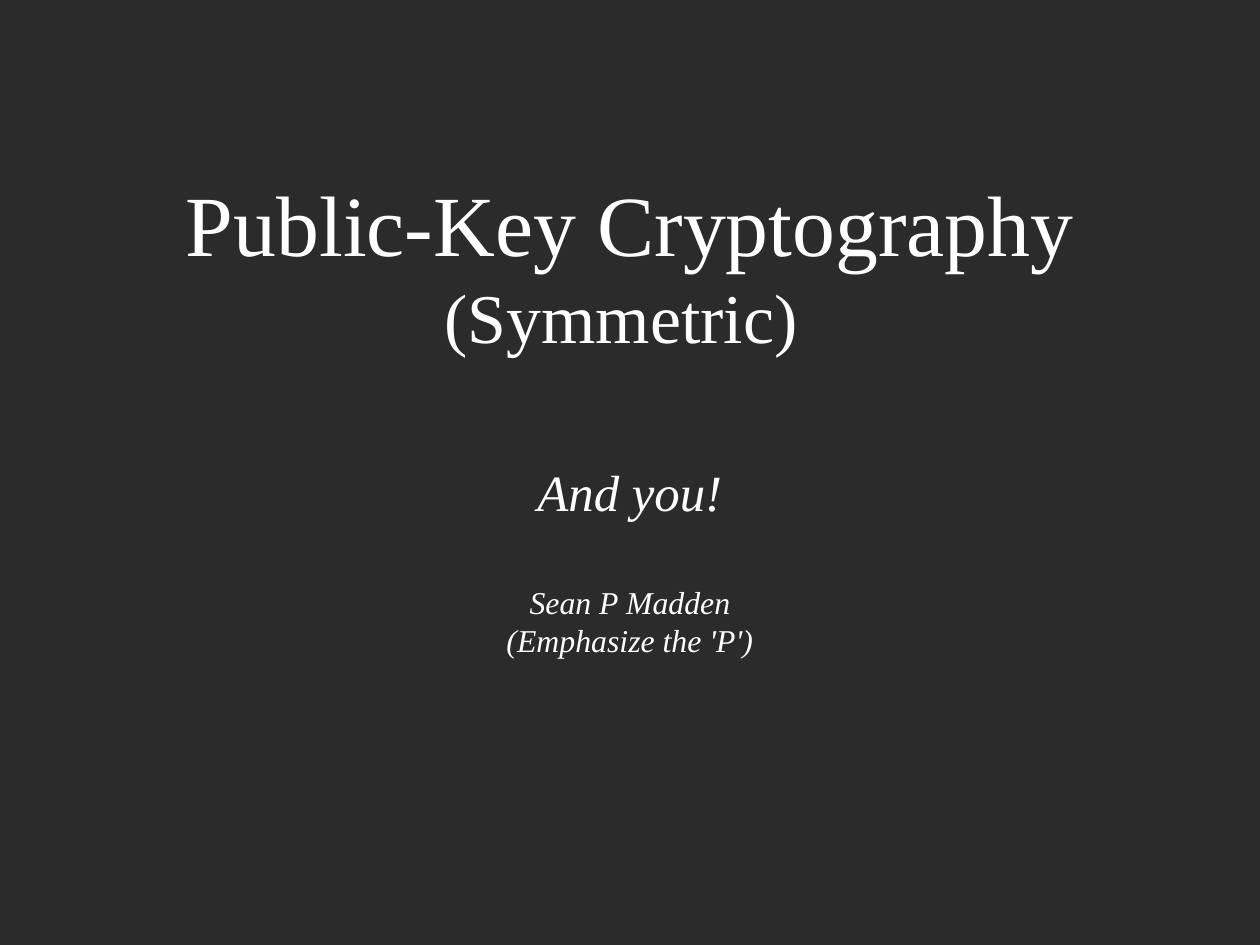
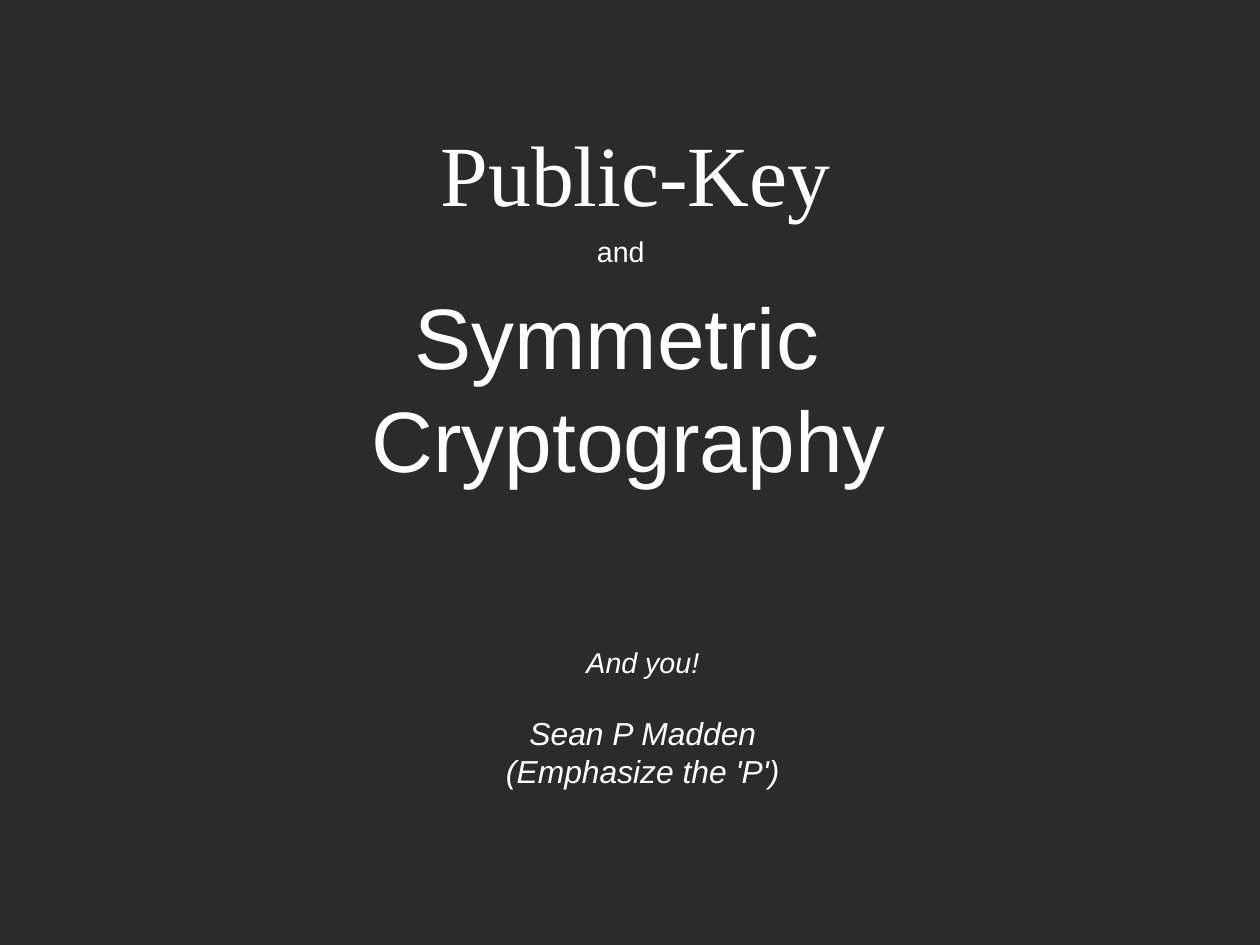
Before and after one commit to spmadden/sse-talks, a slide deck: slide 1 of PKS Talk.odp. Drawn at 1260x945 pixels with LibreOffice and Linux fonts; fonts in the diff are those of the drawing; background and template pictures are left out; a plain dark background stands for a picture behind light text. Boxes give left, top, right and bottom in pixels: in the first picture for what was removed or moved away, otherwise in the second. Text is boxed around its words. In the diff, an @@ line names an element or a change of style, - is before the commit and + after.

```diff
--- a/PKS Talk.odp
+++ b/PKS Talk.odp
@@ subtitle added at (441, 146, 831, 223), 54 pt, text #FFFFFF @@
+Public-Key
@@ text at (186, 196, 1073, 356): paragraphs removed @@
-Public-Key Cryptography
-(Symmetric)
@@ text added at (597, 241, 645, 263), 18 pt, text #FFFFFF @@
+and
@@ text added at (371, 307, 885, 488), 54 pt, text #FFFFFF @@
+Symmetric
+Cryptography
@@ text "And you!": place and size @@
-text "And you!" at (186, 196, 1073, 658)
+text "And you!" at (506, 652, 780, 789)
@@ text "And you!" at (506, 652, 780, 789): size 32 to 18 pt in "And you!"; font Times New Roman to Arial; vertical alignment middle to top @@
```
Also in this commit, not shown: 1 other slide changed, 2 slides added, 1 slide removed.
